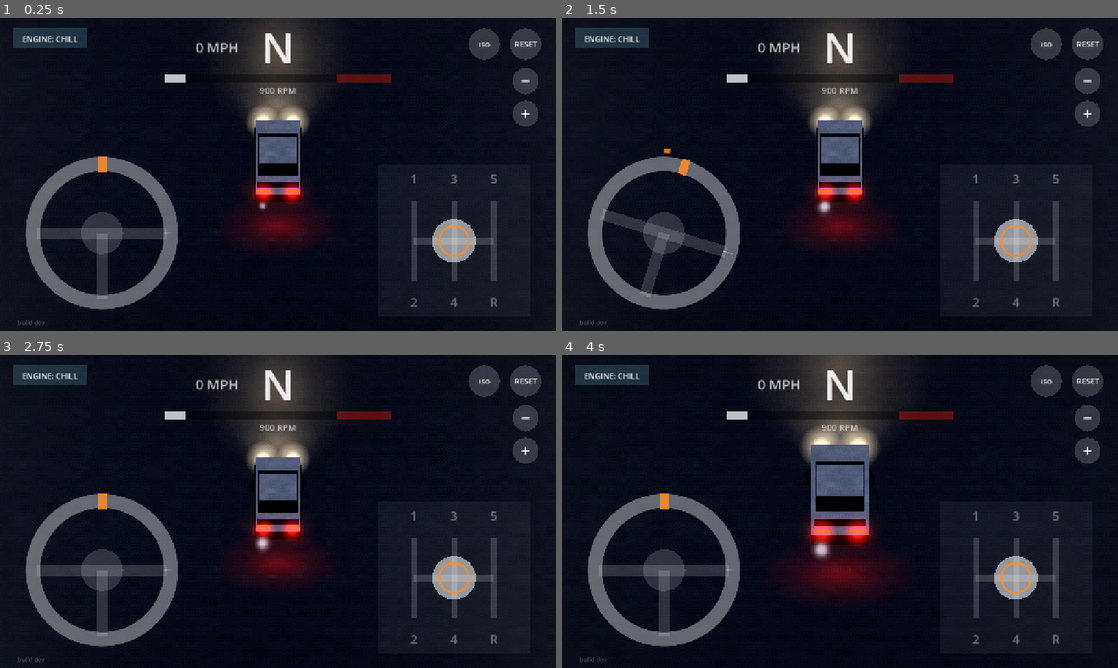
Above: before the commit, frames 1-4 (two rows, left to right).
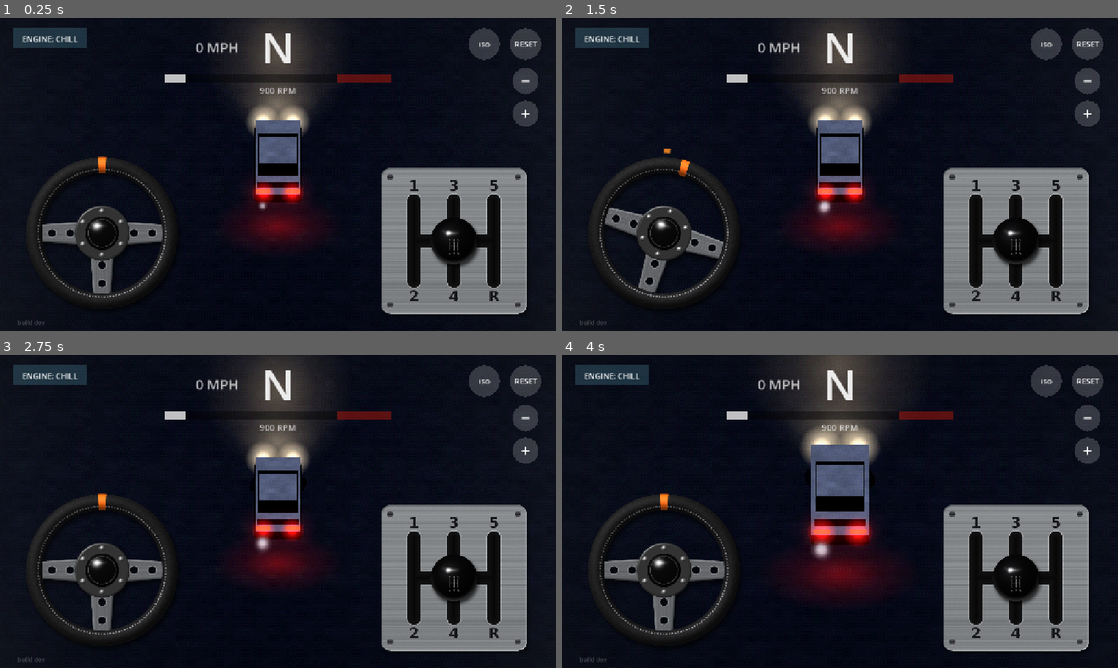
Above: after the commit, the same moments.

Repository: StoneColdOS/stick-drift
Game: Godot game, scene res://scenes/main.tscn
The game is run twice, just before and just after one commit, with the same random seed, the same clock (stepped at 60 frames per second) and the same inputs.
Inputs (mouse positions are in pixels of both pictures, inside the frame that each line leads up to):
- Up to frame 1 (0.25 s): no input
- Up to frame 2 (1.5 s): tap Enter (reset) at 0.5, 1.25 s; move the mouse to (962, 158) at 0.52 s; hold D (steer_right) 0.53-1.25 s; tap N (gear_n) at 0.6 s; click (962, 158) at 0.67 s; drag from (728, 190) to (812, 237) at 1.27 s
- Up to frame 3 (2.75 s): move the mouse to (333, 442) at 2.02 s; hold D (steer_right) from 2.03 s (still down); tap Space (kick) at 2.1 s
- Up to frame 4 (4 s): release D (steer_right) at 2.75 s; tap Enter (reset) at 2.75, 3.5 s; drag from (812, 574) to (673, 464) at 2.77 s; move the mouse to (1006, 558) at 3.52 s; hold A (steer_left) from 3.53 s (still down); tap = (zoom_in) at 3.6 s

The runs differ from the first frame. In frame 1, 17% of the frame differs, in the area x 4-95%, y 44-95%; in frame 2, 17%; in frame 3, 17%; in frame 4, 17%.

Commit message:
Realistic-looking wheel, shift knob and open gate over the pixel world
Painted procedurally by tools/make_controls_art.py: black suede deep-dish
wheel with cross stitching, 12 o'clock stripe, drilled brushed spokes and a
glossy horn button; glossy engraved shift knob; brushed-aluminium open gate
plate with cut slots and engraved numbers. Replaces the flat ghost controls.

Co-Authored-By: Claude Opus 5.5 <noreply@anthropic.com>
Claude-Session: https://claude.ai/code/session_01X5D3N9oUK59uFhYSHv3wU5

Diff:
--- a/scripts/touch_controls.gd
+++ b/scripts/touch_controls.gd
@@ -12,6 +12,12 @@
 const Gearbox := preload("res://scripts/gearbox.gd")
 const Haptics := preload("res://scripts/haptics.gd")
 const SETTINGS := "user://settings.cfg"
+## Painted, realistic-looking parts (see tools/make_controls_art.py) on top of the pixel world.
+const WHEEL_TEX := preload("res://art/wheel.png")
+const GATE_TEX := preload("res://art/gate.png")
+const KNOB_TEX := preload("res://art/knob.png")
+const WHEEL_ART_RIM := 0.44  ## rim radius as a fraction of the wheel image
+const GATE_ART_UNITS := 3.8  ## gate image width in gate units
 
 const GHOST := Color(1, 1, 1, 0.38)
 const GHOST_STRONG := Color(1, 1, 1, 0.55)
@@ -209,12 +215,9 @@
 	var font := ThemeDB.fallback_font
 
 	# Steering wheel
+	var half := WHEEL_R / (WHEEL_ART_RIM * 2.0)
 	draw_set_transform(wheel_center, deg_to_rad(wheel_angle), Vector2.ONE)
-	for a in [0.0, PI, PI / 2]:
-		draw_line(Vector2.ZERO, Vector2(cos(a), sin(a)) * (WHEEL_R - 25), FAINT, 26.0)
-	draw_circle(Vector2.ZERO, 48, FAINT)
-	draw_arc(Vector2.ZERO, WHEEL_R - 16, 0, TAU, 72, GHOST, 32.0, true)
-	draw_rect(Rect2(-10, -WHEEL_R - 2, 20, 36), ACCENT)
+	draw_texture_rect(WHEEL_TEX, Rect2(-half, -half, half * 2.0, half * 2.0), false)
 	draw_set_transform(Vector2.ZERO, 0.0, Vector2.ONE)
 	# Lock gauge: the wheel looks the same after a full spin, so an arc around the rim shows
 	# how far you're turned. Half the rim = full lock.
@@ -224,17 +227,11 @@
 		draw_arc(wheel_center, WHEEL_R + 14, start, start + frac * PI, 48, ACCENT, 8.0, true)
 
 	# Shifter gate
-	draw_rect(Rect2(shifter_center - Vector2(UNIT * 1.9, UNIT * 1.9), Vector2(UNIT * 3.8, UNIT * 3.8)), Color(1, 1, 1, 0.05))
-	draw_line(_gate_to_screen(Vector2(-1, 0)), _gate_to_screen(Vector2(1, 0)), FAINT, 14.0)
-	for c in [-1, 0, 1]:
-		draw_line(_gate_to_screen(Vector2(c, -1)), _gate_to_screen(Vector2(c, 1)), FAINT, 14.0)
-	for g in [1, 2, 3, 4, 5, Gate.REVERSE]:
-		var slot := Gate.slot_for(g)
-		var p := _gate_to_screen(slot) + Vector2(-15, -40 if slot.y > 0 else 60)
-		draw_string(font, p, Gearbox.label(g), HORIZONTAL_ALIGNMENT_CENTER, 30, 30, GHOST)
+	var gs := UNIT * GATE_ART_UNITS
+	draw_texture_rect(GATE_TEX, Rect2(shifter_center - Vector2(gs, gs) / 2.0, Vector2(gs, gs)), false)
 	var kp := _gate_to_screen(knob)
-	draw_circle(kp, 50, GHOST_STRONG)
-	draw_arc(kp, 34, 0, TAU, 40, ACCENT, 4.0, true)
+	var ks := 128.0
+	draw_texture_rect(KNOB_TEX, Rect2(kp - Vector2(ks, ks) / 2.0, Vector2(ks, ks)), false)
 
 	# Reset
 	draw_circle(reset_pos, 36, Color(1, 1, 1, 0.18))
Binary file added: art/gate.png
Not shown, added: art/gate.png.import
Binary file added: art/knob.png
Not shown, added: art/knob.png.import
Binary file added: art/wheel.png
Not shown, added: art/wheel.png.import
Binary file changed: docs/screenshots/drift.png
Binary file changed: docs/screenshots/parked.png
Not shown, added: scripts/retro.gdshader.uid
